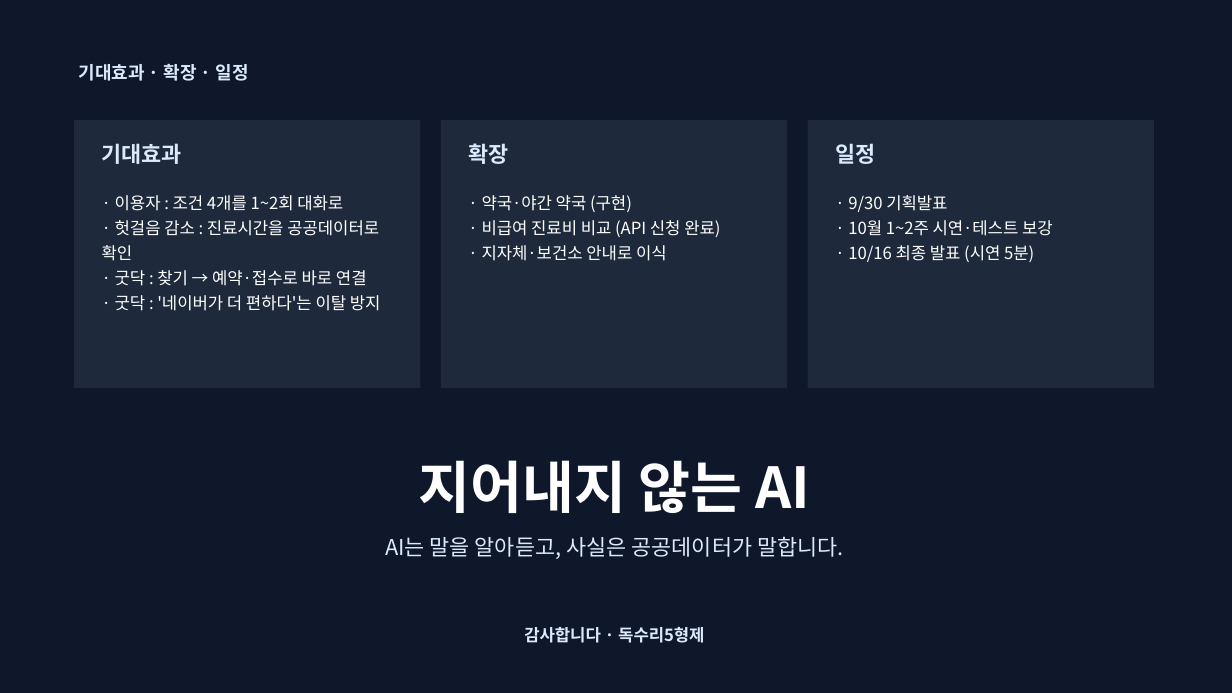
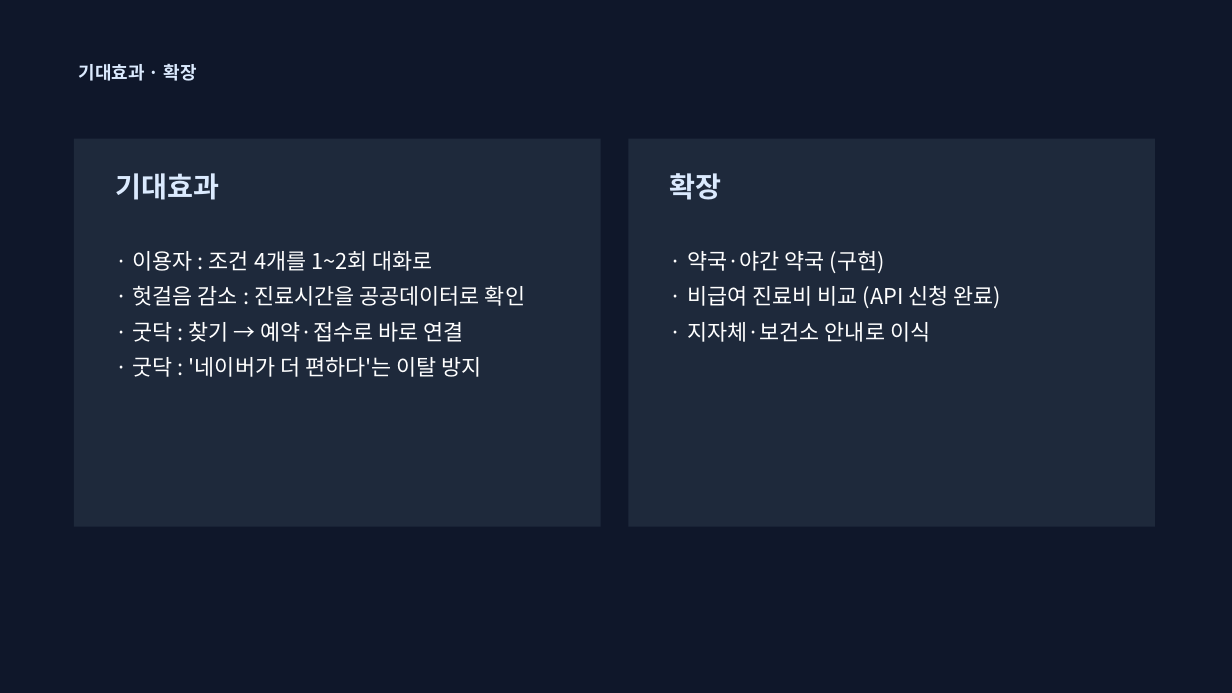
Before and after one commit to lee020304/goodoc-demo, a slide deck: slide 12 of pitch/기획발표_독수리5형제.pptx. Drawn at 1232x693 pixels with LibreOffice and Linux fonts; fonts in the diff are those of the drawing; background and template pictures are left out; a plain dark background stands for a picture behind light text. Boxes give left, top, right and bottom in pixels: in the first picture for what was removed or moved away, otherwise in the second. Text is boxed around its words. In the diff, an @@ line names an element or a change of style, - is before the commit and + after.

```diff
--- a/pitch/기획발표_독수리5형제.pptx
+++ b/pitch/기획발표_독수리5형제.pptx
@@ text at bbox=[79, 64, 197, 81]: text changed @@
-기대효과 · 확장 · 일정
+기대효과 · 확장
@@ rectangle: place and size @@
-rectangle at bbox=[74, 120, 421, 388]
+rectangle at bbox=[74, 139, 601, 527]
@@ rectangle: place and size @@
-rectangle at bbox=[441, 120, 787, 388]
+rectangle at bbox=[628, 139, 1155, 527]
@@ rectangle removed at bbox=[808, 120, 1154, 388] @@
@@ text removed at bbox=[835, 143, 875, 164] @@
-일정
@@ text "기대효과": place and size @@
-text "기대효과" at bbox=[102, 143, 182, 164]
+text "기대효과" at bbox=[115, 173, 219, 200]
@@ text "기대효과" at bbox=[115, 173, 219, 200]: size 17 to 22 pt @@
@@ text "확장" at bbox=[670, 173, 722, 200]: size 17 to 22 pt @@
@@ text "확장": place and size @@
-text "확장" at bbox=[468, 143, 508, 164]
+text "확장" at bbox=[670, 173, 722, 200]
@@ text removed at bbox=[848, 195, 1053, 262] @@
-· 9/30 기획발표
-· 10월 1~2주 시연·테스트 보강
-· 10/16 최종 발표 (시연 5분)
@@ text "· 이용자 : 조건 4개를 ...": place and size @@
-text "· 이용자 : 조건 4개를 ..." at bbox=[102, 195, 381, 311]
+text "· 이용자 : 조건 4개를 ..." at bbox=[133, 251, 525, 377]
@@ text "· 이용자 : 조건 4개를 ..." at bbox=[133, 251, 525, 377]: size 13 to 17 pt; line spacing 1.25 to 1.35 @@
@@ text "· 약국·야간 약국 (구현)" at bbox=[687, 251, 1002, 342]: size 13 to 17 pt; line spacing 1.25 to 1.35 @@
@@ text "· 약국·야간 약국 (구현)": place and size @@
-text "· 약국·야간 약국 (구현)" at bbox=[482, 195, 720, 261]
+text "· 약국·야간 약국 (구현)" at bbox=[687, 251, 1002, 342]
@@ text removed at bbox=[418, 460, 811, 513] @@
-지어내지 않는 AI
@@ text removed at bbox=[385, 536, 844, 559] @@
-AI는 말을 알아듣고, 사실은 공공데이터가 말합니다.
@@ text removed at bbox=[524, 627, 704, 643] @@
-감사합니다 · 독수리5형제
```
Also in this commit, not shown: 2 other slides changed, 1 slide added, 5 other files.
